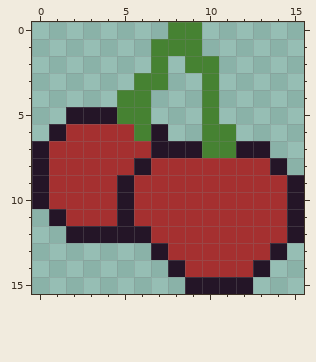
A pixel-art file gets an edit: art/fruit/cherry.aseprite. That is the earlier state.
16x16 pixels, 1 frame.
After:
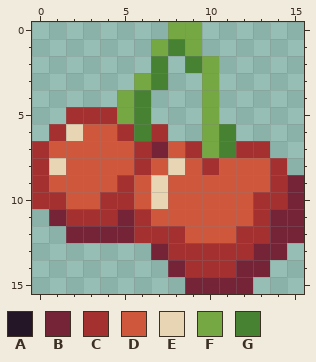
Palette (. is transparent): A #241527  B #752438  C #a53030  D #cf573c  E #e7d5b3  F #75a743  G #468232
What changed:
Changed rows in their new state; - is an unchanged pixel.
Layer "Layer 1":
first column x 0:
 0 --------FF------
 1 -------F-F------
 2 ----------F-----
 3 ------F---F-----
 4 -----F----F-----
 5 --CCCF----F-----
 6 -CEDD--C--F-----
 7 CDDDDD-BDCF-CC--
 8 CEDDDDCDED-DDDC-
 9 CDDDDCDEDDDDDD-B
10 C-DD-CDEDDDDD--B
11 -B---B-DDDDDD-BB
12 --BBBBC--DDD--BB
13 -------B-----BB-
14 --------B---BB--
15 ---------BBBB---
Pixel boxes of the changes (left, top, right, bottom) in both pictures:
changed: (32, 22, 304, 294)
